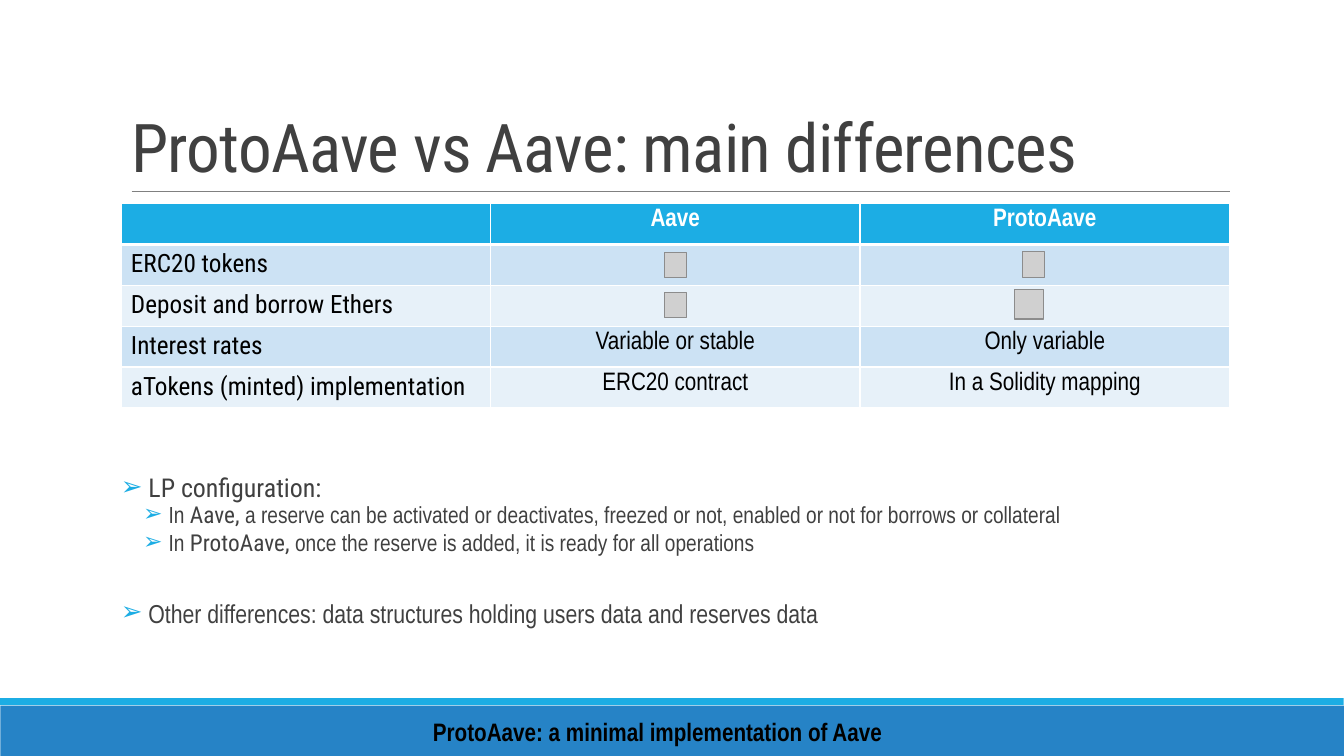
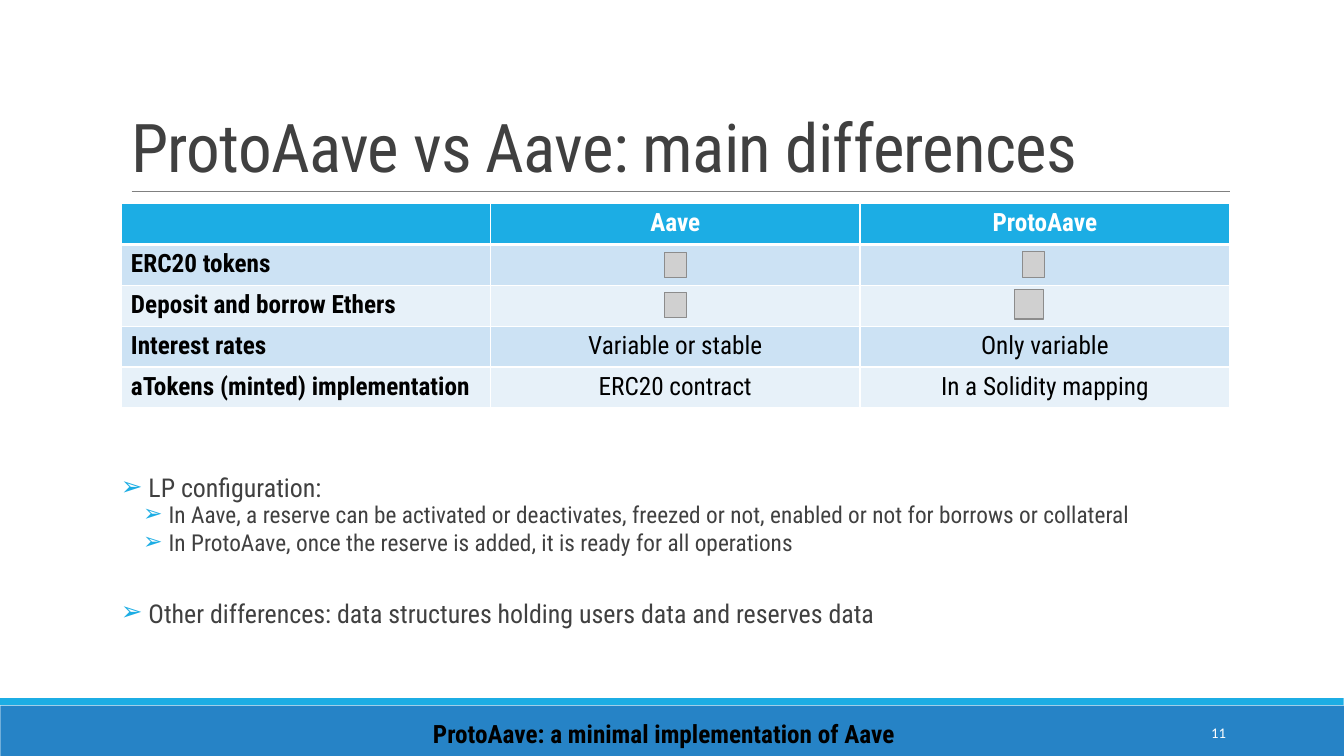
Before and after one commit to enricopiseddu/lendingPool, a slide deck: slide 11 of presentation.pptx. Drawn at 1344x756 pixels with LibreOffice and Linux fonts; fonts in the diff are those of the drawing; grey boxes stand for pictures. Boxes give left, top, right and bottom in pixels: in the first picture for what was removed or moved away, otherwise in the second. Text is boxed around its words. In the diff, an @@ line names an element or a change of style, - is before the commit and + after.

Commit message:
update .pptx

```diff
--- a/presentation.pptx
+++ b/presentation.pptx
@@ table at box(121, 204, 1231, 408) @@
@@ font Arial Narrow to Roboto Condensed in "Aave", "ProtoAave", "Variable or stable", "Only variable" and 2 more places @@
@@ bold on in "ERC20 tokens", "Deposit and borrow Ethers", "Interest rates", "aTokens (minted) implementation" @@
@@ text at box(148, 502, 1128, 629): font Arial Narrow to Roboto Condensed in "In a reserve can be activated or ...", "In once the reserve is added, it ...", "Other differences: data structures holding users data ..." @@
@@ text "ProtoAave: a minimal implementation of ..." at box(433, 724, 894, 748): font Arial Narrow to Roboto Condensed @@
@@ page number added at box(1211, 728, 1226, 738), 10.5 pt, text #FFFFFF @@
+11
```
Also in this commit, not shown: 15 other slides changed.
